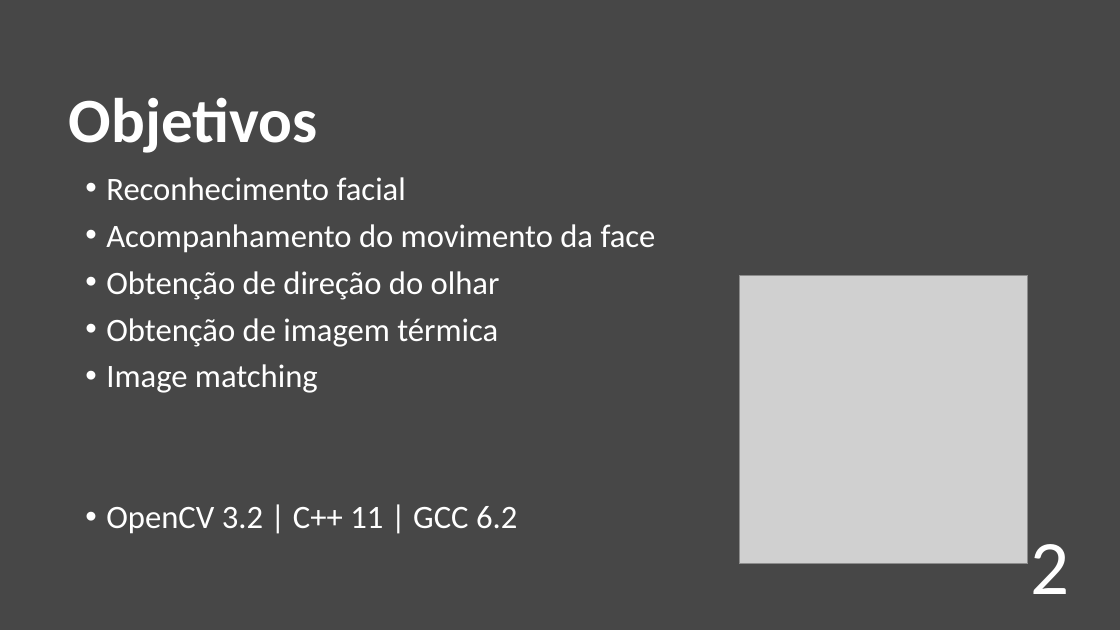
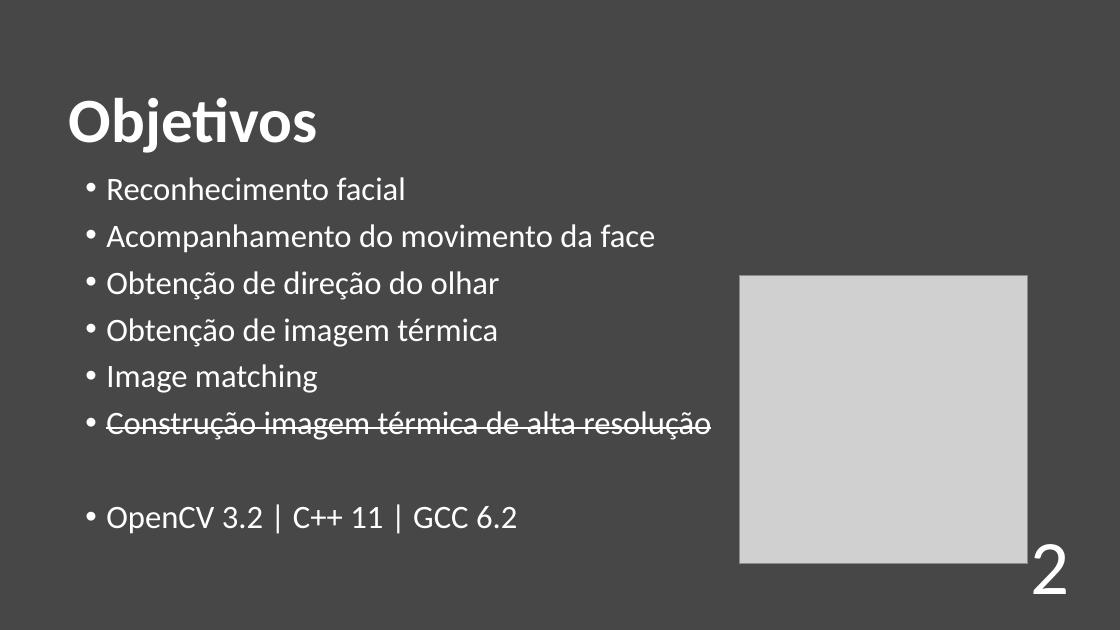
Before and after one commit to RRibeiro8/vc_projecto, a slide deck: slide 2 of docs/Presentation.pptx. Drawn at 1120x630 pixels with LibreOffice and Linux fonts; fonts in the diff are those of the drawing; grey boxes stand for pictures. Boxes give left, top, right and bottom in pixels: in the first picture for what was removed or moved away, otherwise in the second. Text is boxed around its words. In the diff, an @@ line names an element or a change of style, - is before the commit and + after.

```diff
--- a/docs/Presentation.pptx
+++ b/docs/Presentation.pptx
@@ text at (x1=106, y1=411, x2=711, y2=440): paragraph added @@
+• Construção imagem térmica de alta resolução
```
Also in this commit, not shown: 1 other slide changed, 2 slides added, 1 other file.
